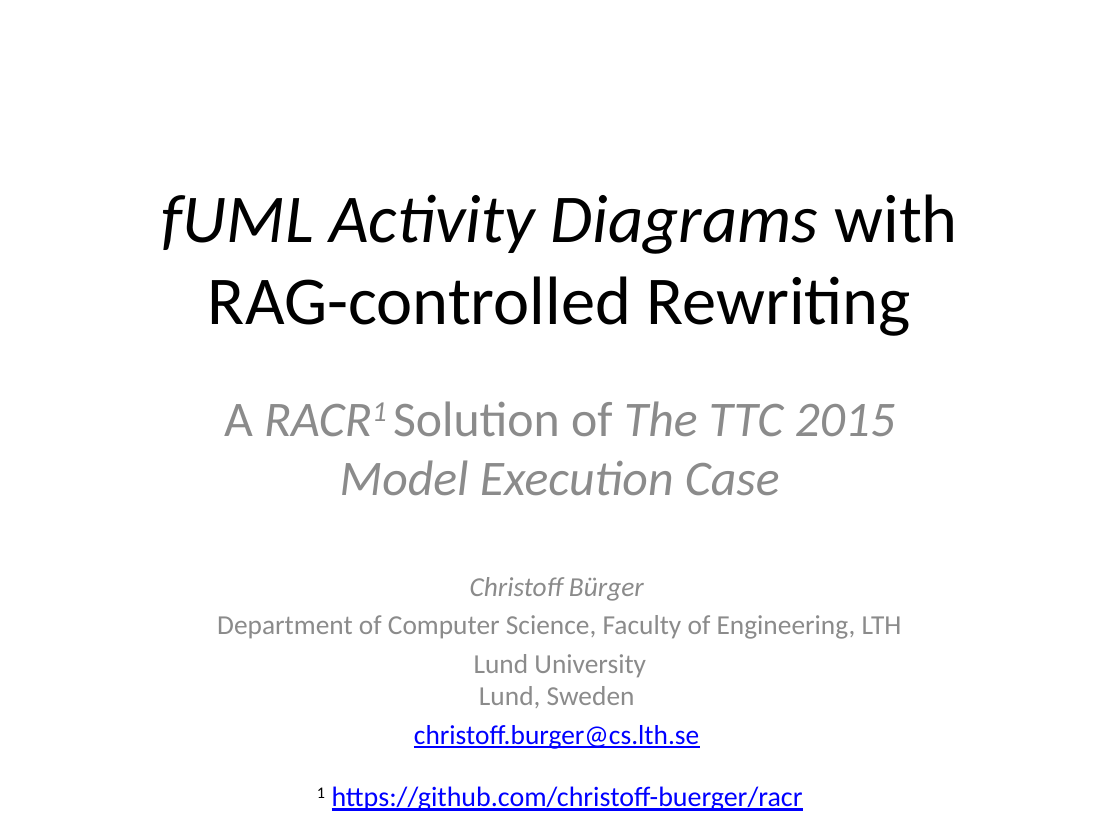
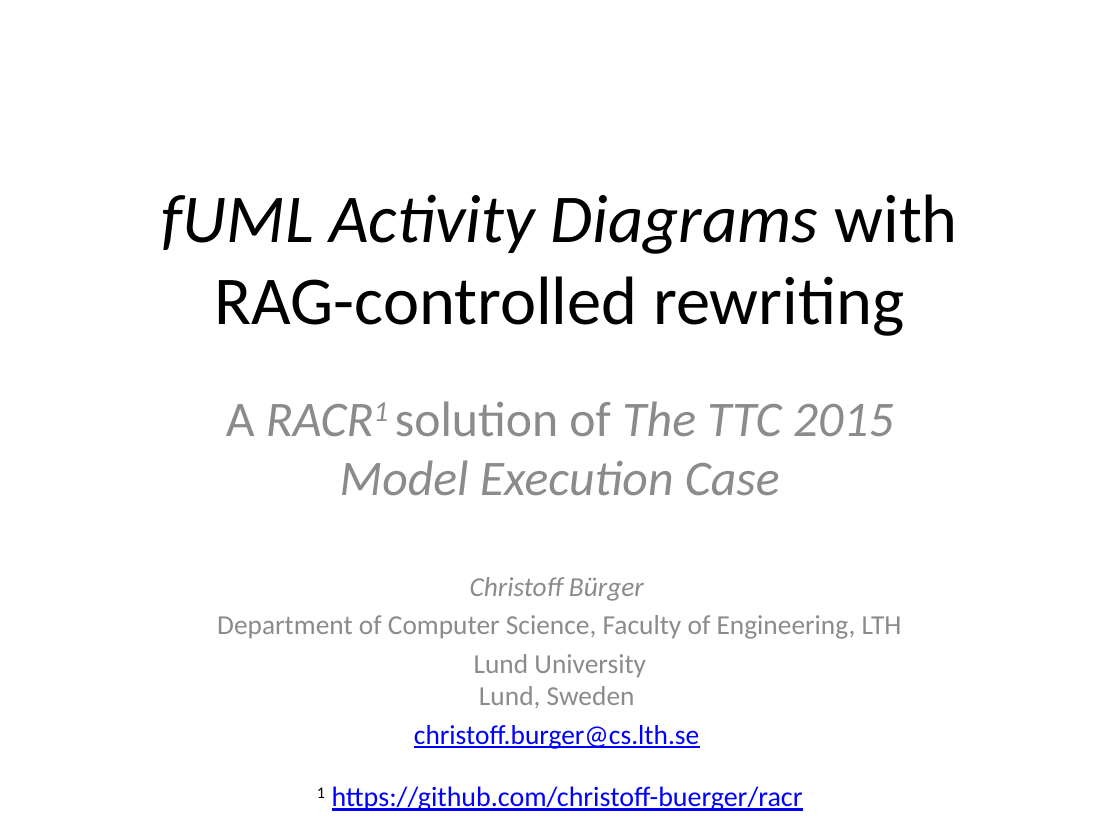
Before and after one commit to christoff-buerger/racr, a slide deck: slide 1 of examples/ttc-2015-fuml-activity-diagrams/documentation/figures/solution-presentation.pptx. Drawn at 1120x840 pixels with LibreOffice and Linux fonts; fonts in the diff are those of the drawing. Boxes give left, top, right and bottom in pixels: in the first picture for what was removed or moved away, otherwise in the second. Text is boxed around its words. In the diff, an @@ line names an element or a change of style, - is before the commit and + after.

Commit message:
Examples (ttc-2015-fuml-activity-diagrams): Minor presentation slides fixes to use consistent terms with the dissertation.

```diff
--- a/examples/ttc-2015-fuml-activity-diagrams/documentation/figures/solution-presentation.pptx
+++ b/examples/ttc-2015-fuml-activity-diagrams/documentation/figures/solution-presentation.pptx
@@ title at [162,194,958,336]: text changed @@
-fUML Activity Diagrams with RAG-controlled Rewriting
+fUML Activity Diagrams with RAG-controlled rewriting
@@ subtitle at [226,401,894,495]: text changed @@
-A RACR1 Solution of The TTC 2015 Model Execution Case
+A RACR1 solution of The TTC 2015 Model Execution Case
```
Also in this commit, not shown: 5 other slides changed, 3 other files.
